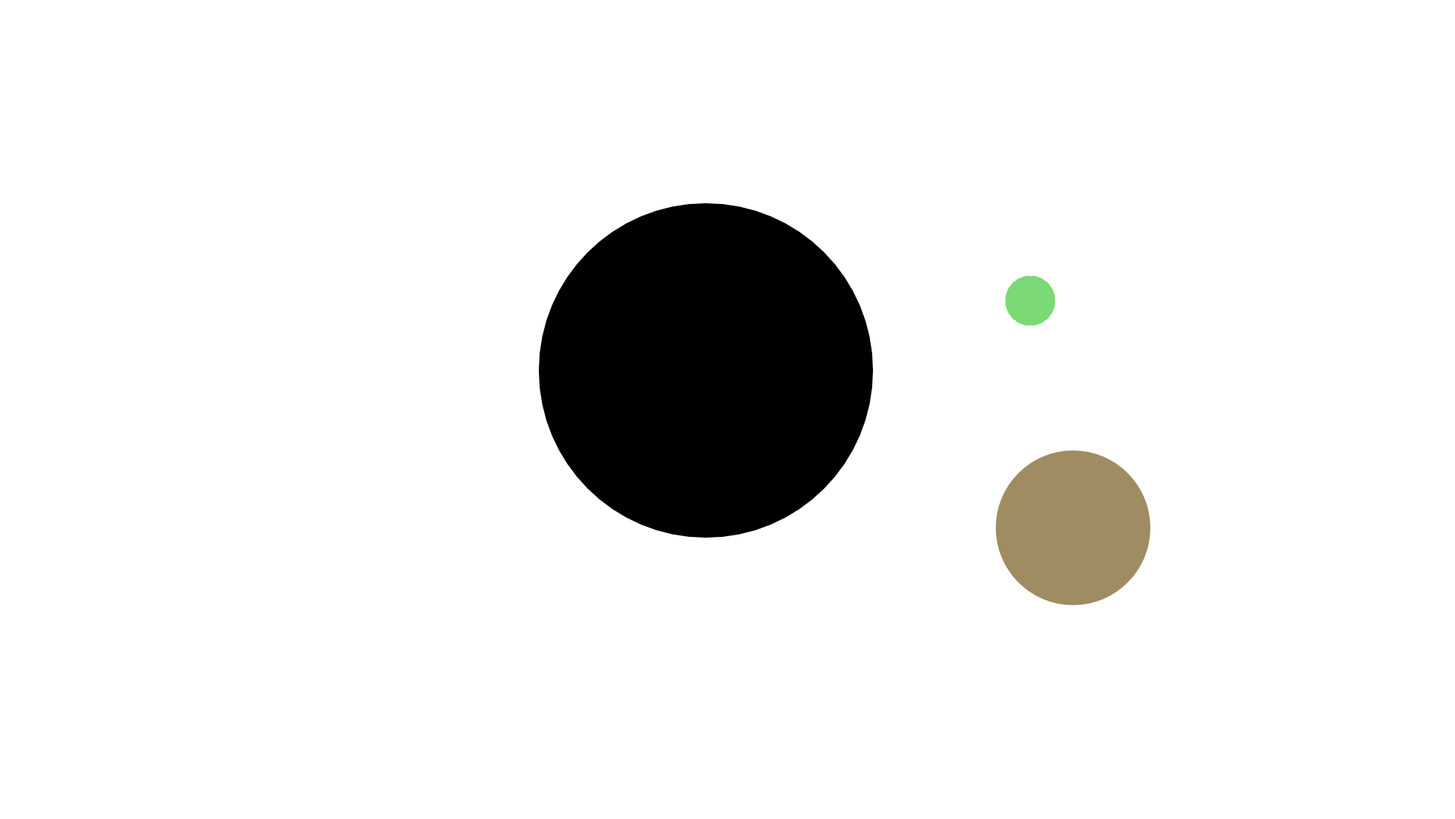
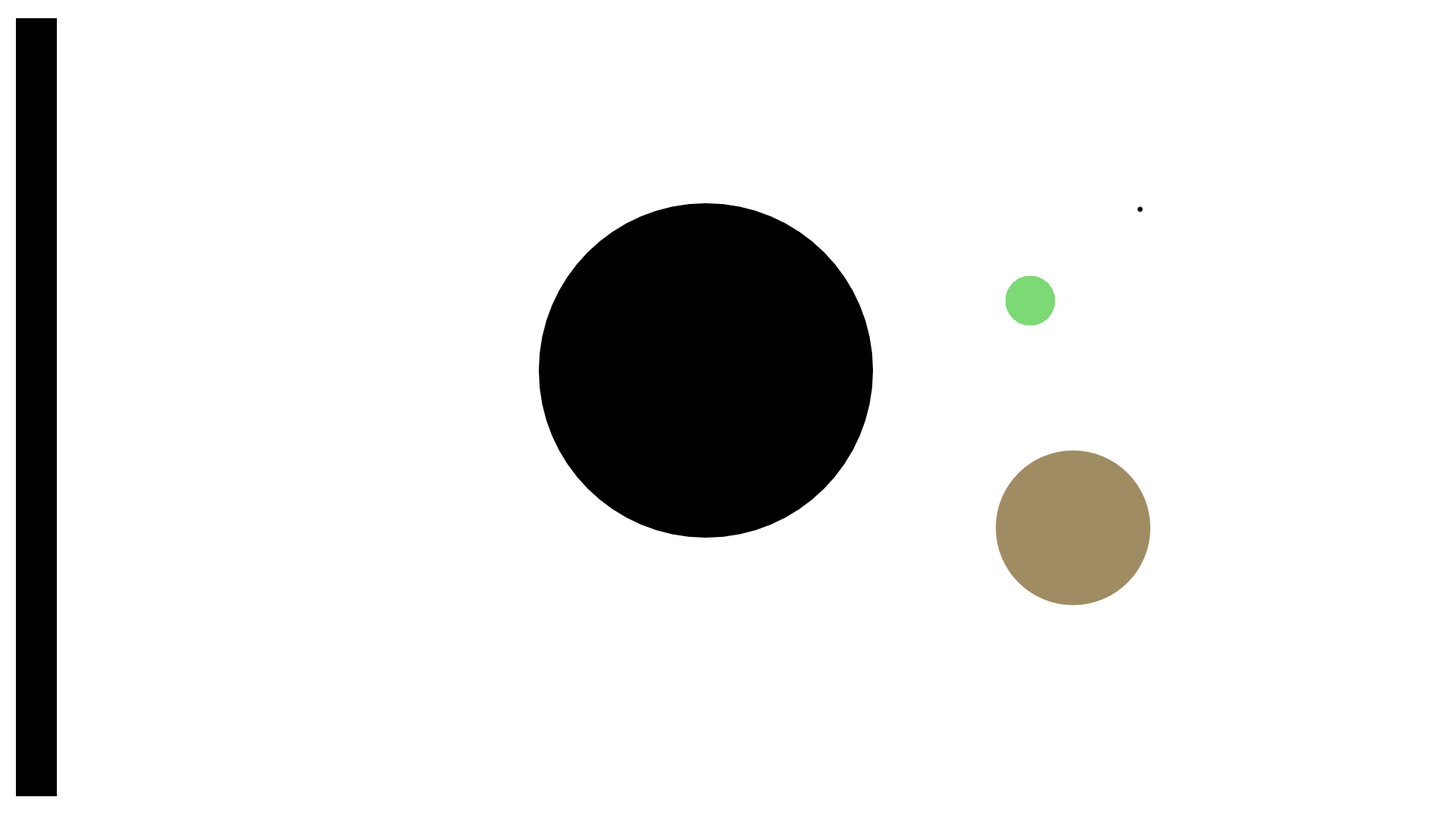
Layer changes from the first 1455x819 image to the second:
added group "health-1" with 2 layers above "planet-1" over [15, 18, 1144, 796]
added layer "foreground" in group "health-1" over [15, 18, 1144, 796]
added layer "background" in group "health-1" over [15, 18, 1144, 796]
painted on "black-hole-1" over [15, 18, 1144, 796]
